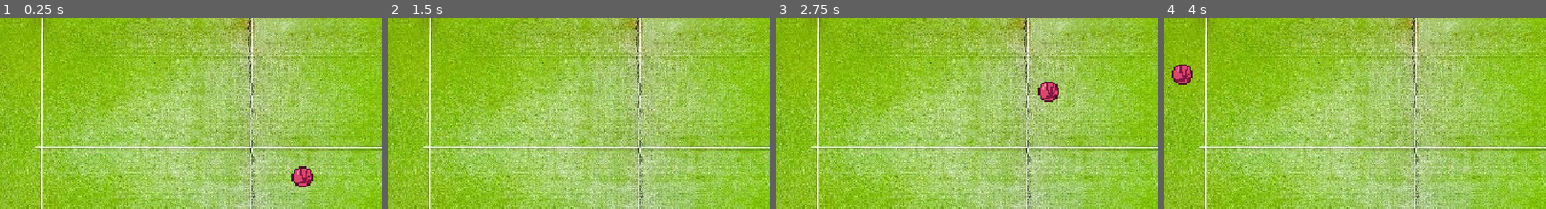
Above: before the commit, frames 1-4 (left to right).
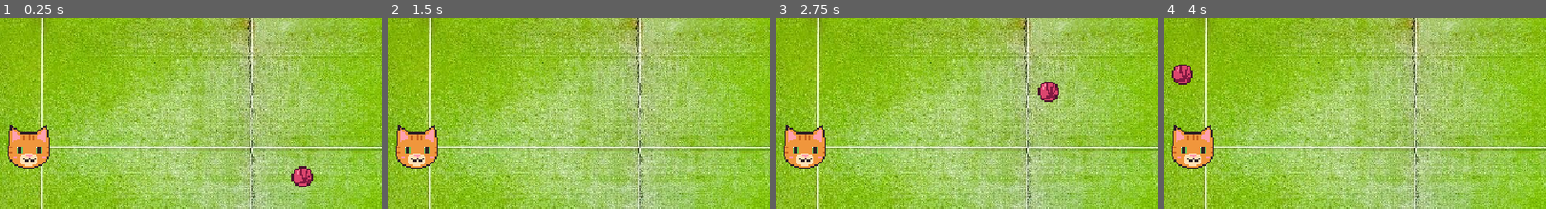
Above: after the commit, the same moments.

Repository: MartinHernandezManzano/Super_Alpha_Cat_Padel_5000
Game: Godot game, scene res://scenes/main.tscn
The game is run twice, just before and just after one commit, with the same random seed, the same clock (stepped at 60 frames per second) and the same inputs.
Inputs:
- Up to frame 1 (0.25 s): no input
- Up to frame 2 (1.5 s): no input
- Up to frame 3 (2.75 s): no input
- Up to frame 4 (4 s): no input
The pictures show only the part of the screen within x 17-67%, y 16-66%; the shares and areas given below are measured in that part.

The runs differ from the first frame. In frame 1, 2.0% of the frame differs, in the area x 2-13%, y 56-79%; in frame 2, 2.0%; in frame 3, 2.0%; in frame 4, 2.0%.

Commit message:
metido un gato, controles para el gato y rebote ovillo-gato

Diff:
--- a/project.godot
+++ b/project.godot
@@ -24,6 +24,49 @@
 window/stretch/mode="canvas_items"
 window/stretch/aspect="expand"
 
+[input]
+
+p1_arriba={
+"deadzone": 0.2,
+"events": [Object(InputEventKey,"resource_local_to_scene":false,"resource_name":"","device":-1,"window_id":0,"alt_pressed":false,"shift_pressed":false,"ctrl_pressed":false,"meta_pressed":false,"pressed":false,"keycode":0,"physical_keycode":87,"key_label":0,"unicode":119,"location":0,"echo":false,"script":null)
+]
+}
+p1_derecha={
+"deadzone": 0.2,
+"events": [Object(InputEventKey,"resource_local_to_scene":false,"resource_name":"","device":-1,"window_id":0,"alt_pressed":false,"shift_pressed":false,"ctrl_pressed":false,"meta_pressed":false,"pressed":false,"keycode":0,"physical_keycode":68,"key_label":0,"unicode":100,"location":0,"echo":false,"script":null)
+]
+}
+p1_abajo={
+"deadzone": 0.2,
+"events": [Object(InputEventKey,"resource_local_to_scene":false,"resource_name":"","device":-1,"window_id":0,"alt_pressed":false,"shift_pressed":false,"ctrl_pressed":false,"meta_pressed":false,"pressed":false,"keycode":0,"physical_keycode":83,"key_label":0,"unicode":115,"location":0,"echo":false,"script":null)
+]
+}
+p1_izquierda={
+"deadzone": 0.2,
+"events": [Object(InputEventKey,"resource_local_to_scene":false,"resource_name":"","device":-1,"window_id":0,"alt_pressed":false,"shift_pressed":false,"ctrl_pressed":false,"meta_pressed":false,"pressed":false,"keycode":0,"physical_keycode":65,"key_label":0,"unicode":97,"location":0,"echo":false,"script":null)
+]
+}
+p2_arriba={
+"deadzone": 0.2,
+"events": [Object(InputEventKey,"resource_local_to_scene":false,"resource_name":"","device":-1,"window_id":0,"alt_pressed":false,"shift_pressed":false,"ctrl_pressed":false,"meta_pressed":false,"pressed":false,"keycode":0,"physical_keycode":4194320,"key_label":0,"unicode":0,"location":0,"echo":false,"script":null)
+]
+}
+p2_abajo={
+"deadzone": 0.2,
+"events": [Object(InputEventKey,"resource_local_to_scene":false,"resource_name":"","device":-1,"window_id":0,"alt_pressed":false,"shift_pressed":false,"ctrl_pressed":false,"meta_pressed":false,"pressed":false,"keycode":0,"physical_keycode":4194322,"key_label":0,"unicode":0,"location":0,"echo":false,"script":null)
+]
+}
+p2_izquierda={
+"deadzone": 0.2,
+"events": [Object(InputEventKey,"resource_local_to_scene":false,"resource_name":"","device":-1,"window_id":0,"alt_pressed":false,"shift_pressed":false,"ctrl_pressed":false,"meta_pressed":false,"pressed":false,"keycode":0,"physical_keycode":4194319,"key_label":0,"unicode":0,"location":0,"echo":false,"script":null)
+]
+}
+p2_derecha={
+"deadzone": 0.2,
+"events": [Object(InputEventKey,"resource_local_to_scene":false,"resource_name":"","device":-1,"window_id":0,"alt_pressed":false,"shift_pressed":false,"ctrl_pressed":false,"meta_pressed":false,"pressed":false,"keycode":0,"physical_keycode":4194321,"key_label":0,"unicode":0,"location":0,"echo":false,"script":null)
+]
+}
+
 [physics]
 
 3d/physics_engine="Jolt Physics"
--- a/scenes/main.tscn
+++ b/scenes/main.tscn
@@ -3,6 +3,7 @@
 [ext_resource type="Script" uid="uid://76ubk4600fgi" path="res://scripts/main.gd" id="1_0wfyh"]
 [ext_resource type="Texture2D" uid="uid://c0etqyj3it6xu" path="res://assets/padel.jpg" id="2_sugp2"]
 [ext_resource type="PackedScene" uid="uid://cf75dvvo7wvf1" path="res://scenes/ovillo.tscn" id="3_sugp2"]
+[ext_resource type="PackedScene" uid="uid://3t0net2rvhq8" path="res://scenes/player/gato.tscn" id="4_jyhfs"]
 
 [sub_resource type="RectangleShape2D" id="RectangleShape2D_jh8fr"]
 size = Vector2(757, 40)
@@ -45,3 +46,6 @@
 
 [node name="Ovillo" parent="." unique_id=1761997163 instance=ExtResource("3_sugp2")]
 position = Vector2(480, 240)
+
+[node name="Gato_Player_1" parent="." unique_id=918266760 instance=ExtResource("4_jyhfs")]
+position = Vector2(200, 240)
--- /dev/null
+++ b/scenes/player/gato.tscn
@@ -0,0 +1,17 @@
+[gd_scene format=3 uid="uid://3t0net2rvhq8"]
+
+[ext_resource type="Texture2D" uid="uid://cda8371xcvn20" path="res://assets/sprites/gato_naranja.png" id="1_lqapq"]
+[ext_resource type="Script" uid="uid://cnkm2tkghahdy" path="res://scripts/gato.gd" id="1_oc02r"]
+
+[sub_resource type="CircleShape2D" id="CircleShape2D_jh8fr"]
+radius = 26.0
+
+[node name="Gato" type="CharacterBody2D" unique_id=918266760]
+motion_mode = 1
+script = ExtResource("1_oc02r")
+
+[node name="Sprite2D" type="Sprite2D" parent="." unique_id=1588125179]
+texture = ExtResource("1_lqapq")
+
+[node name="CollisionShape2D" type="CollisionShape2D" parent="." unique_id=892475617]
+shape = SubResource("CircleShape2D_jh8fr")
